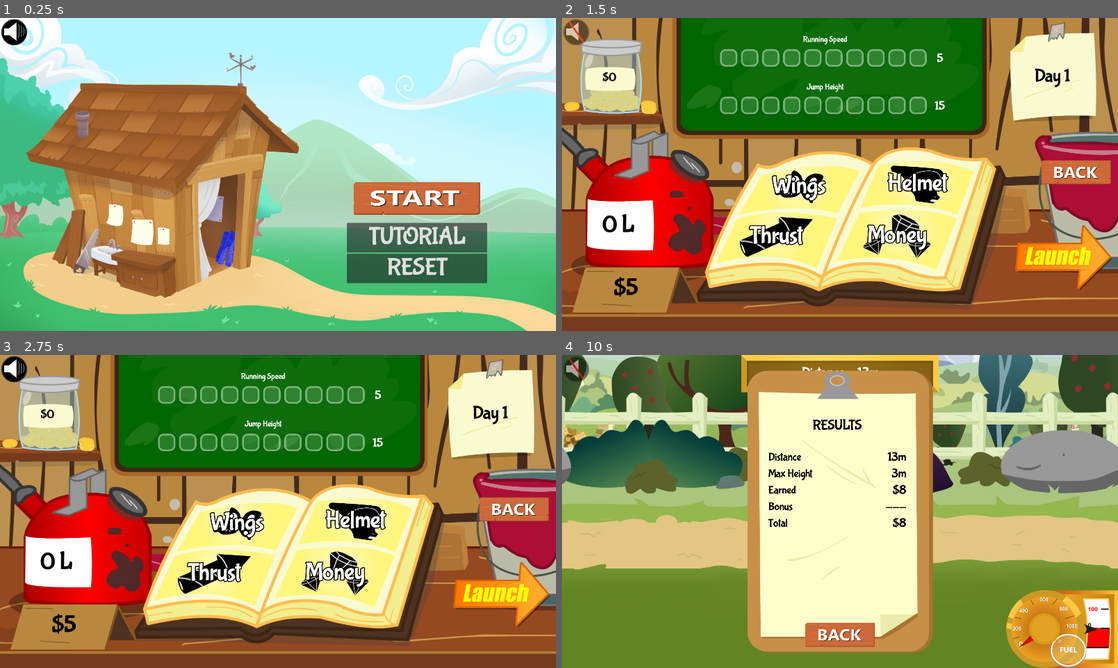
Above: before the commit, frames 1-4 (two rows, left to right).
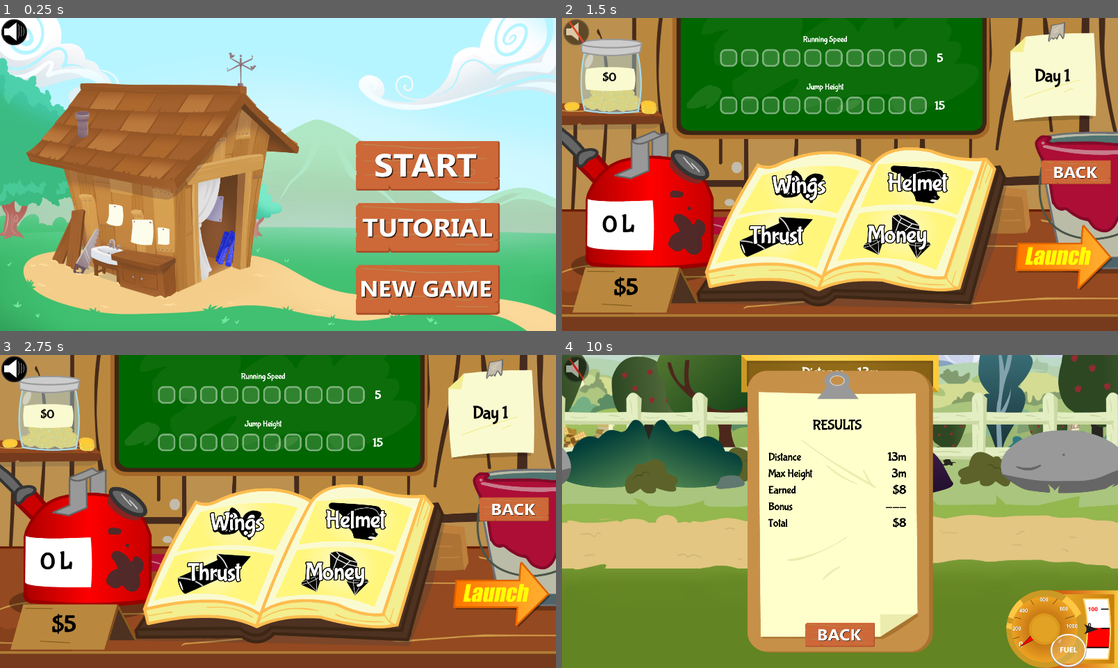
Above: after the commit, the same moments.

Repository: 100-Devs-1-Game/FlightOfHarmony
Game: Godot game, scene res://start_menu/start_menu.tscn
Same seed, same stepped clock (60 frames per second), same inputs: the game is played once before the commit and once after it. This scene is started directly instead of the project's main scene.
Inputs (mouse positions are in pixels of both pictures, inside the frame that each line leads up to; where the layout moved, square brackets give the same spot in the first picture):
- Up to frame 1 (0.25 s): no input
- Up to frame 2 (1.5 s): click (578, 33) at 0.5 s; click (990, 165) [979, 196] at 1.25 s
- Up to frame 3 (2.75 s): click (16, 370) at 2 s
- Up to frame 4 (10 s): click (1062, 589) at 2.75 s; click (578, 370) at 3.5 s; move the mouse to (812, 574) at 4.27 s; hold Space (propulsion) 4.28-5.03 s; hold Up (ui_up) 4.28-5.78 s; move the mouse to (1006, 558) at 5.02 s; tap Space (propulsion) every 1.5 s from 5.1 to 9.6 s; move the mouse to (673, 464) at 5.77 s; hold Space (propulsion) 5.78-6.53 s; hold A (rotate_left) 5.78-7.28 s; move the mouse to (867, 511) at 6.52 s; move the mouse to (756, 433) at 7.27 s; hold Down (ui_down) 7.28-8.03 s; hold Space (propulsion) 7.28-8.03 s; move the mouse to (962, 495) at 8.02 s; hold D (rotate_right) 8.03-8.78 s; move the mouse to (728, 527) at 8.77 s; hold Up (ui_up) 8.78-9.53 s; hold Space (propulsion) 8.78-9.53 s; move the mouse to (895, 442) at 9.52 s; hold D (rotate_right) from 9.53 s (still down)

The runs differ from the first frame. In frame 1, 13% of the frame differs, in the area x 62-90%, y 39-95%; in frame 2, less than 0.1%; in frame 3, less than 0.1%; in frame 4, less than 0.1%.

Commit message:
Start menu update

Diff:
--- a/src/start_menu/start_menu.gd
+++ b/src/start_menu/start_menu.gd
@@ -6,33 +6,17 @@
 
 
 
-func _ready() -> void:
-	#if we add a quit button to win/lin exports this will hide it in the future
-	#we just need to make sure its spelt "Quit"
-	if OS.has_feature("web"):
-		for i in ui_buttons:
-			if i.name == "Quit":
-				i.visible = false
-
-	#loop through and connect the press signal sending its name
-	for button in ui_buttons:
-		button.pressed.connect(_on_button_pressed.bind(button.name))
-
-
-func _on_button_pressed(action: StringName) -> void:
-	match action: #bases them off their names, we can change it later though!
-		"Start":
-			LevelManager.goto_shop()
-		"Settings":
-			pass
-
-
 func _on_reset_pressed() -> void:
 	SaveManager.pony_stats.reset_all_upgrades()
 	SaveManager.reset()
 	Global.reset()
 	EventChannel.reset_progress.emit()
+	LevelManager.goto_shop()
 
 
 func _on_tutorial_pressed() -> void:
 	tutorial.open()
+
+
+func _on_start_pressed() -> void:
+	LevelManager.goto_shop()
--- a/src/start_menu/start_menu.tscn
+++ b/src/start_menu/start_menu.tscn
@@ -1,21 +1,24 @@
-[gd_scene load_steps=13 format=3 uid="uid://b6r4x4ndjity0"]
+[gd_scene load_steps=16 format=3 uid="uid://b6r4x4ndjity0"]
 
 [ext_resource type="Script" uid="uid://ckab8xbh88au1" path="res://start_menu/start_menu.gd" id="1_0uyxu"]
 [ext_resource type="Texture2D" uid="uid://biywkamqamutf" path="res://assets/art/start_menu/start_button_normal.png" id="1_dkj6a"]
 [ext_resource type="Texture2D" uid="uid://c67r7s4crbuep" path="res://assets/art/start_menu/shack.png" id="2_0h8rd"]
 [ext_resource type="Texture2D" uid="uid://smqdtvp6tu7l" path="res://assets/art/start_menu/start_button_pressed.png" id="2_0uyxu"]
 [ext_resource type="Texture2D" uid="uid://djm3x171y1b6l" path="res://assets/art/start_menu/start_button_hover.png" id="3_0h8rd"]
-[ext_resource type="Texture2D" uid="uid://b8k2kgyccp2py" path="res://assets/art/start_menu/settings_button_normal.png" id="4_4g1kg"]
-[ext_resource type="Texture2D" uid="uid://cjeiebs8xmkgd" path="res://assets/art/start_menu/settings_button_pressed.png" id="5_wnxcw"]
-[ext_resource type="Texture2D" uid="uid://fqtyda076wri" path="res://assets/art/start_menu/settings_button_hover.png" id="6_1w3tn"]
+[ext_resource type="Texture2D" uid="uid://d7yqqwsba5xs" path="res://assets/art/start_menu/Tutorial_button_Normal.png" id="9_nhcql"]
 [ext_resource type="Script" uid="uid://jfv57rrfviw" path="res://start_menu/tutorial.gd" id="9_sgpvk"]
 [ext_resource type="Texture2D" uid="uid://bm7iysn5b4y84" path="res://assets/art/start_menu/tutorial/FOH_Tutorial_shop.png" id="10_cr72d"]
+[ext_resource type="Texture2D" uid="uid://xf5qbk8irra4" path="res://assets/art/start_menu/Tutorial_button_Press.png" id="10_ijmyg"]
 [ext_resource type="Texture2D" uid="uid://brxqlpohhkn2x" path="res://assets/art/start_menu/tutorial/FOH_Tutorial_shop_book.png" id="11_iuh5w"]
+[ext_resource type="Texture2D" uid="uid://x677ahgpvg8l" path="res://assets/art/start_menu/Tutorial_button_Hover.png" id="11_wrska"]
 [ext_resource type="Texture2D" uid="uid://dgynu67dampae" path="res://assets/art/start_menu/tutorial/FOH_Tutorial_Flying.png" id="12_btrqw"]
+[ext_resource type="Texture2D" uid="uid://c3csastjkesfd" path="res://assets/art/start_menu/New_game_button_normal.png" id="12_ce5ty"]
+[ext_resource type="Texture2D" uid="uid://dumvhmx5pusim" path="res://assets/art/start_menu/New_game_button_press.png" id="13_np8na"]
+[ext_resource type="Texture2D" uid="uid://bcy80iqm5wv26" path="res://assets/art/start_menu/New_game_button_hover.png" id="14_0oa52"]
 
 [node name="StartMenu" type="Node2D" node_paths=PackedStringArray("ui_buttons")]
 script = ExtResource("1_0uyxu")
-ui_buttons = [NodePath("Title/VBoxContainer/Start"), NodePath("Title/VBoxContainer/Settings")]
+ui_buttons = [NodePath("Title/VBoxContainer/Start"), NodePath("")]
 
 [node name="Title" type="CanvasLayer" parent="."]
 
@@ -33,41 +36,31 @@
 anchor_top = 0.706
 anchor_right = 0.75
 anchor_bottom = 0.706
-offset_left = -242.0
-offset_top = -225.0
-offset_right = 242.0
-offset_bottom = 225.0
+offset_left = -237.0
+offset_top = -382.48
+offset_right = 313.0
+offset_bottom = 299.52
 grow_horizontal = 2
 grow_vertical = 2
+theme_override_constants/separation = -40
 
 [node name="Start" type="TextureButton" parent="Title/VBoxContainer"]
-custom_minimum_size = Vector2(0, 166.665)
 layout_mode = 2
 texture_normal = ExtResource("1_dkj6a")
 texture_pressed = ExtResource("2_0uyxu")
 texture_hover = ExtResource("3_0h8rd")
-ignore_texture_size = true
-stretch_mode = 0
 
-[node name="Settings" type="TextureButton" parent="Title/VBoxContainer"]
-visible = false
-custom_minimum_size = Vector2(0, 166.665)
+[node name="Tutorial" type="TextureButton" parent="Title/VBoxContainer"]
 layout_mode = 2
-texture_normal = ExtResource("4_4g1kg")
-texture_pressed = ExtResource("5_wnxcw")
-texture_hover = ExtResource("6_1w3tn")
-ignore_texture_size = true
-stretch_mode = 0
+texture_normal = ExtResource("9_nhcql")
+texture_pressed = ExtResource("10_ijmyg")
+texture_hover = ExtResource("11_wrska")
 
-[node name="Tutorial" type="Button" parent="Title/VBoxContainer"]
+[node name="New Game" type="TextureButton" parent="Title/VBoxContainer"]
 layout_mode = 2
-theme_override_font_sizes/font_size = 80
-text = "TUTORIAL"
-
-[node name="Reset" type="Button" parent="Title/VBoxContainer"]
-layout_mode = 2
-theme_override_font_sizes/font_size = 80
-text = "RESET"
+texture_normal = ExtResource("12_ce5ty")
+texture_pressed = ExtResource("13_np8na")
+texture_hover = ExtResource("14_0oa52")
 
 [node name="Tutorial" type="Control" parent="Title"]
 unique_name_in_owner = true
@@ -124,7 +117,8 @@
 theme_override_font_sizes/font_size = 80
 text = "Close"
 
+[connection signal="pressed" from="Title/VBoxContainer/Start" to="." method="_on_start_pressed"]
 [connection signal="pressed" from="Title/VBoxContainer/Tutorial" to="." method="_on_tutorial_pressed"]
-[connection signal="pressed" from="Title/VBoxContainer/Reset" to="." method="_on_reset_pressed"]
+[connection signal="pressed" from="Title/VBoxContainer/New Game" to="." method="_on_reset_pressed"]
 [connection signal="pressed" from="Title/Tutorial/Button Tutorial Next" to="Title/Tutorial" method="_on_button_tutorial_next_pressed"]
 [connection signal="pressed" from="Title/Tutorial/Button Tutorial Close" to="Title/Tutorial" method="_on_button_tutorial_close_pressed"]
Binary file added: src/assets/art/start_menu/New_game_button_hover.png
Not shown, added: src/assets/art/start_menu/New_game_button_hover.png.import
Binary file added: src/assets/art/start_menu/New_game_button_normal.png
Not shown, added: src/assets/art/start_menu/New_game_button_normal.png.import
Binary file added: src/assets/art/start_menu/New_game_button_press.png
Not shown, added: src/assets/art/start_menu/New_game_button_press.png.import
Binary file added: src/assets/art/start_menu/Tutorial_button_Hover.png
Not shown, added: src/assets/art/start_menu/Tutorial_button_Hover.png.import
Binary file added: src/assets/art/start_menu/Tutorial_button_Normal.png
Not shown, added: src/assets/art/start_menu/Tutorial_button_Normal.png.import
Binary file added: src/assets/art/start_menu/Tutorial_button_Press.png
Not shown, added: src/assets/art/start_menu/Tutorial_button_Press.png.import
